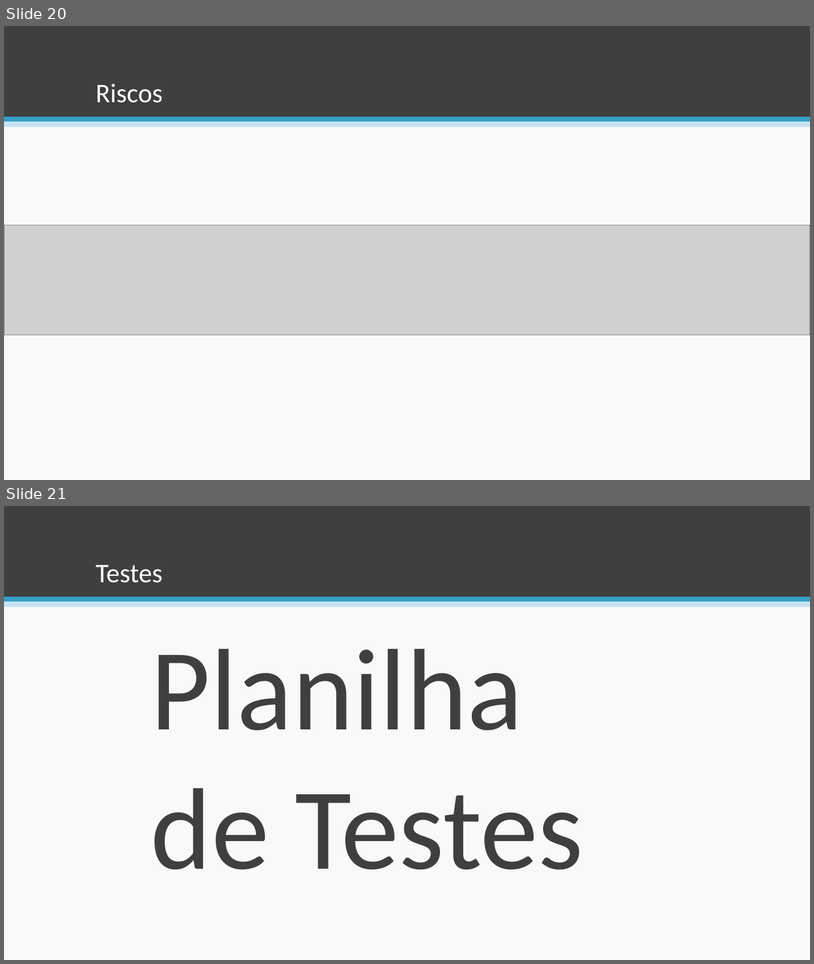
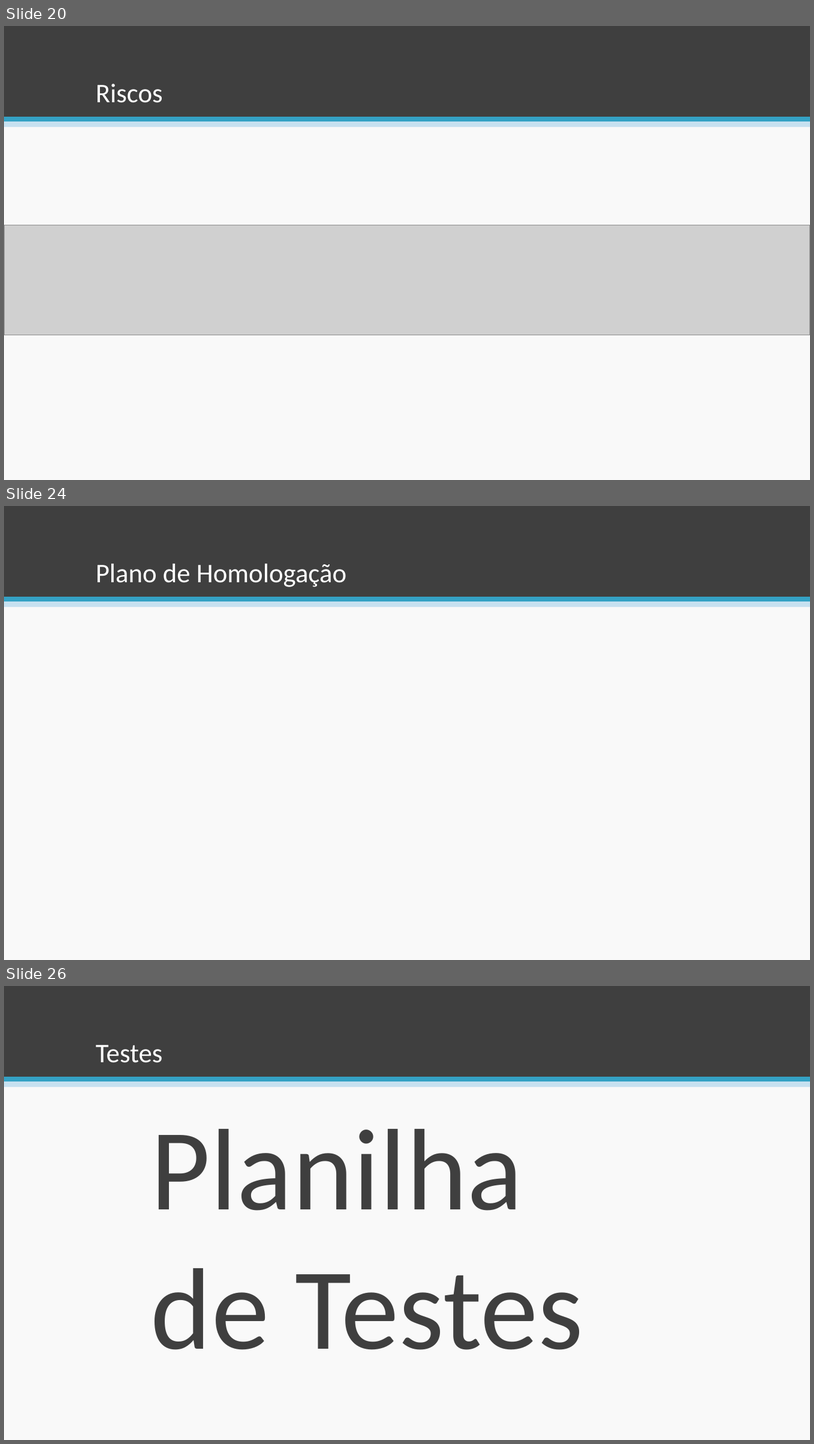
Before and after one commit to esteves-esta/TechHumi, a slide deck: documentacao/Apresentação.pptx. Shown one above the other, each under a label of ours: slides 20 and 21 before the commit, slides 20, 24 and 26 after it; the slides between them are not shown. The pictures are 814x964 and 814x1444 pixels, drawn with LibreOffice and Linux fonts; fonts in the diff are those of the drawing; grey boxes stand for pictures. Boxes give left, top, right and bottom in pixels: in the first picture for what was removed or moved away, otherwise in the second. Text is boxed around its words. In the diff, an @@ line names an element or a change of style, - is before the commit and + after.

```diff
--- a/documentacao/Apresentação.pptx
+++ b/documentacao/Apresentação.pptx
@@ slide 24 added at box(4, 506, 810, 960), background #F9F9F9; not listed: 3 template elements that a slide beside it also shows @@
@@ title added at box(96, 564, 347, 587), 32 pt, text #FFFFFF @@
+Plano de Homologação
@@ what was slide 21 is now slide 26 @@
```
Also in this commit, not shown: 1 slide changed, 9 other slides added, 3 slides removed, 4 other files.
